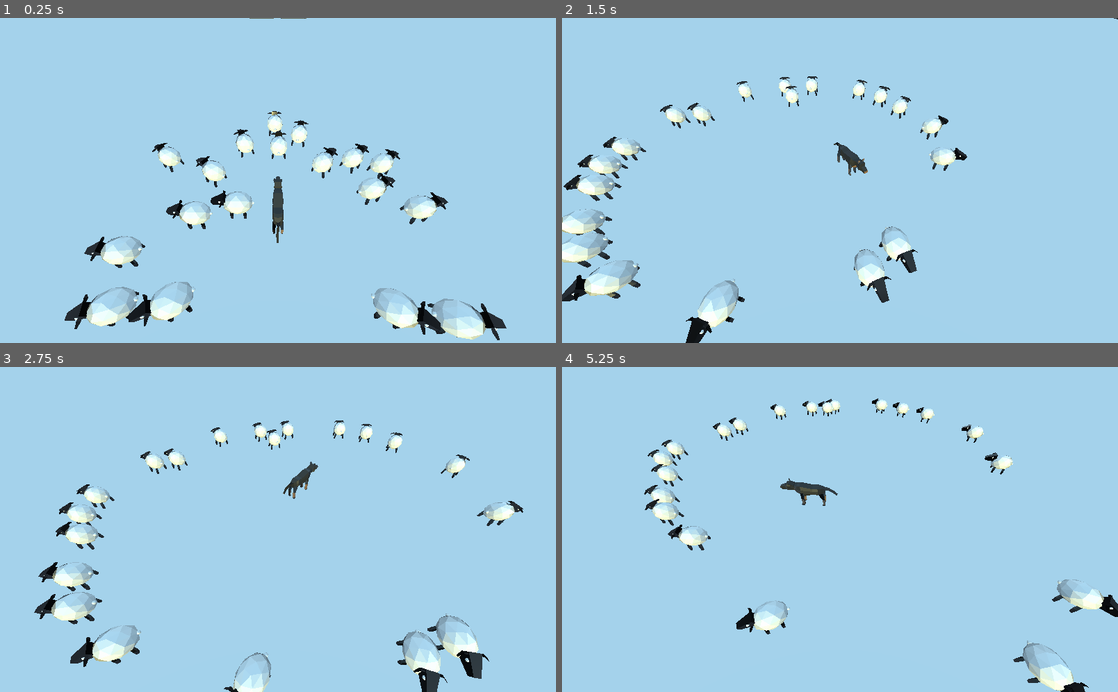
Above: before the commit, frames 1-4 (two rows, left to right).
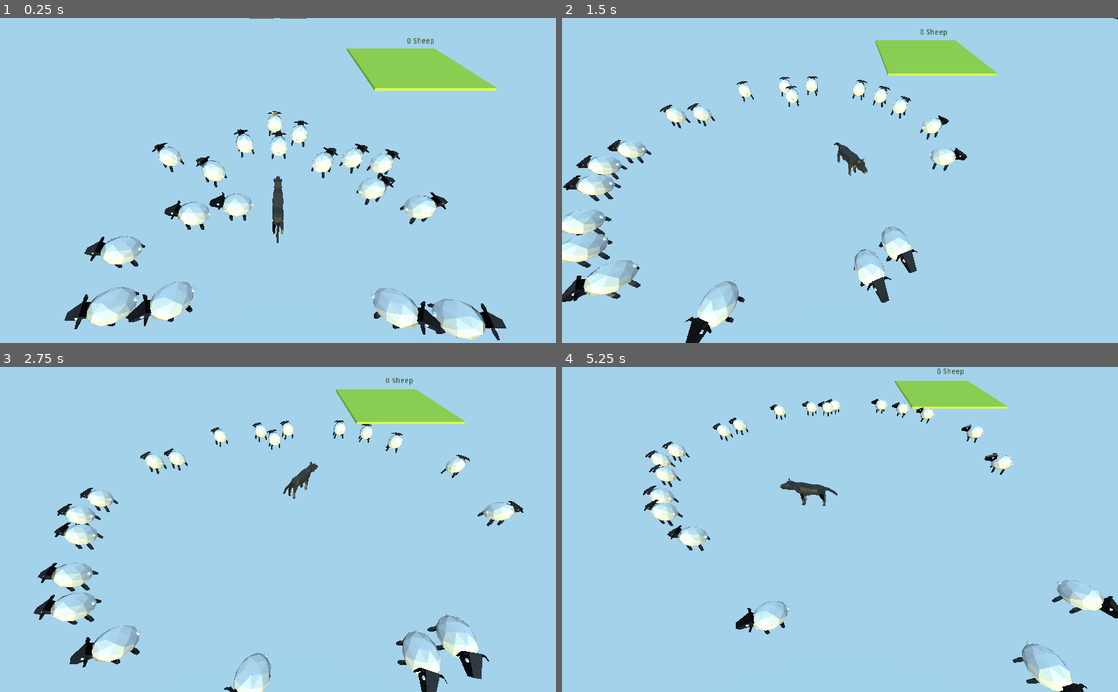
Above: after the commit, the same moments.

Repository: panic-fennecs/ideal-garbanzo
Game: Godot game, scene res://Main.tscn
The game is run twice, just before and just after one commit, with the same random seed, the same clock (stepped at 60 frames per second) and the same inputs.
Inputs (mouse positions are in pixels of both pictures, inside the frame that each line leads up to):
- Up to frame 1 (0.25 s): no input
- Up to frame 2 (1.5 s): move the mouse to (962, 164) at 0.52 s; click (962, 164) at 0.67 s; drag from (728, 196) to (812, 245) at 1.27 s
- Up to frame 3 (2.75 s): move the mouse to (333, 458) at 2.02 s; click (333, 458) at 2.17 s
- Up to frame 4 (5.25 s): drag from (812, 594) to (673, 480) at 2.77 s; move the mouse to (1006, 578) at 3.52 s; click (1006, 578) at 3.67 s; drag from (673, 480) to (756, 448) at 4.27 s; move the mouse to (867, 529) at 5.02 s; click (867, 529) at 5.17 s

The runs differ from the first frame. In frame 1, 3.0% of the frame differs, in the area x 20-90%, y 5-96%; in frame 2, 2.6%; in frame 3, 2.9%; in frame 4, 2.5%.

Commit message:
add end zone

Diff:
--- /dev/null
+++ b/EndZone.gd
@@ -0,0 +1,16 @@
+extends Spatial
+
+func _ready():
+	pass
+
+func sheep_count():
+	var sheeps = $"/root/Main".sheep
+	var area = $"Area"
+	var count = 0
+	for sheep in sheeps:
+		if area.overlaps_body(sheep):
+			count = count + 1
+	return count
+
+func _process(delta):
+	$"Label3D/CanvasLayer/Label".text = String(sheep_count()) + " Sheep"
--- /dev/null
+++ b/EndZone.tscn
@@ -0,0 +1,43 @@
+[gd_scene load_steps=6 format=2]
+
+[ext_resource path="res://EndZone.gd" type="Script" id=1]
+[ext_resource path="res://Label3D.gd" type="Script" id=2]
+
+[sub_resource type="CubeMesh" id=1]
+
+[sub_resource type="SpatialMaterial" id=2]
+albedo_color = Color( 0.839216, 0.980392, 0.337255, 1 )
+
+[sub_resource type="BoxShape" id=3]
+
+[node name="EndZone" type="Spatial"]
+transform = Transform( 10, 0, 0, 0, 1, 0, 0, 0, 10, 0, -0.6, 0 )
+script = ExtResource( 1 )
+
+[node name="MeshInstance" type="MeshInstance" parent="."]
+mesh = SubResource( 1 )
+material/0 = SubResource( 2 )
+
+[node name="Area" type="Area" parent="."]
+input_ray_pickable = false
+
+[node name="CollisionShape" type="CollisionShape" parent="Area"]
+shape = SubResource( 3 )
+
+[node name="Label3D" type="Spatial" parent="."]
+transform = Transform( 1, 0, 0, 0, 1, 0, 0, 0, 1, 0, 4.85529, 0 )
+script = ExtResource( 2 )
+
+[node name="CanvasLayer" type="CanvasLayer" parent="Label3D"]
+
+[node name="Label" type="Label" parent="Label3D/CanvasLayer"]
+margin_left = -100.0
+margin_top = -100.0
+margin_right = 100.0
+margin_bottom = 100.0
+custom_colors/font_color = Color( 0.2, 0.294118, 0.0509804, 1 )
+align = 1
+valign = 1
+__meta__ = {
+"_edit_use_anchors_": false
+}
--- /dev/null
+++ b/Label3D.gd
@@ -0,0 +1,8 @@
+extends Spatial
+
+func _process(delta):
+	var pos = global_transform.origin
+	var label = $"CanvasLayer/Label"
+	var camera = $"/root/Main/Camera"
+	var offset = label.get_size() / 2
+	label.set_position(camera.unproject_position(pos) - offset)
--- a/Main.tscn
+++ b/Main.tscn
@@ -1,9 +1,10 @@
-[gd_scene load_steps=8 format=2]
+[gd_scene load_steps=9 format=2]
 
 [ext_resource path="res://Ground.tscn" type="PackedScene" id=1]
 [ext_resource path="res://Main.gd" type="Script" id=2]
 [ext_resource path="res://Dog.tscn" type="PackedScene" id=3]
 [ext_resource path="res://Camera.gd" type="Script" id=4]
+[ext_resource path="res://EndZone.tscn" type="PackedScene" id=5]
 
 [sub_resource type="BoxShape" id=1]
 extents = Vector3( 0.277877, 1, 3.86886 )
@@ -77,4 +78,7 @@
 [node name="DirectionalLight" type="DirectionalLight" parent="."]
 transform = Transform( 1, 0, 0, 0, 1, 0, 0, 0, 1, 0, 104.152, 0 )
 light_color = Color( 0.92549, 0.905882, 0.603922, 1 )
+
+[node name="EndZone" parent="." instance=ExtResource( 5 )]
+transform = Transform( 10, 0, 0, 0, 1, 0, 0, 0, 10, 25.9566, -0.6, -33.9842 )
 [connection signal="clicked" from="Ground" to="Dog" method="_on_Ground_clicked"]
